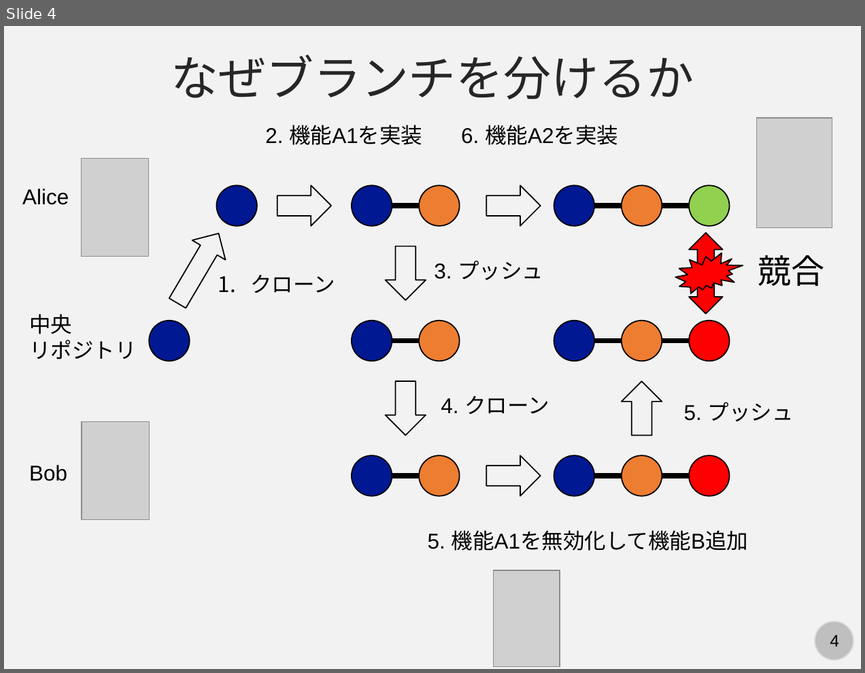
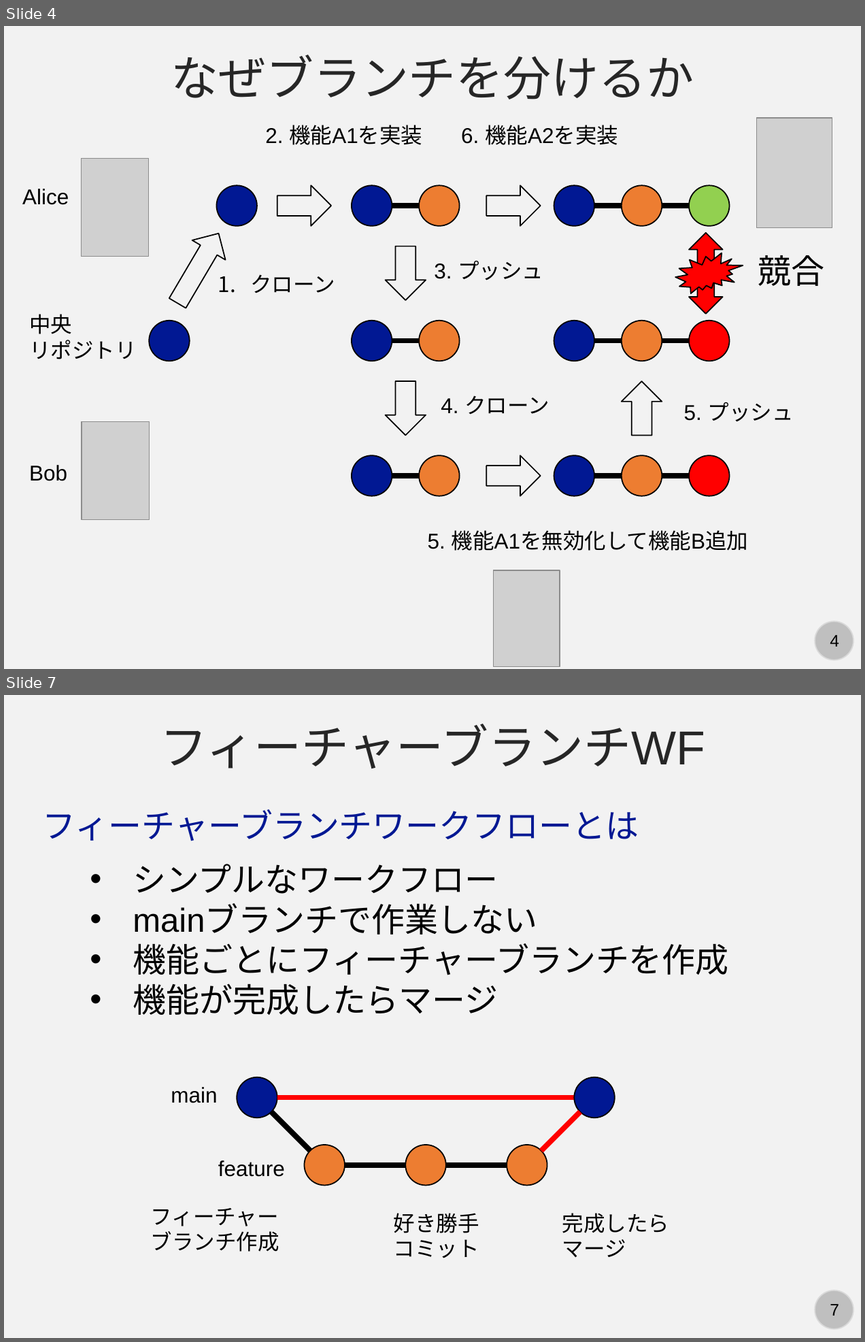
Before and after one commit to kaityo256/github, a slide deck: branch/fig/slide.pptx. Shown one above the other, each under a label of ours: slide 4 before the commit, slides 4 and 7 after it; the slides between them are not shown. The pictures are 865x673 and 865x1342 pixels, drawn with LibreOffice and Linux fonts; fonts in the diff are those of the drawing; grey boxes stand for pictures. Boxes give left, top, right and bottom in pixels: in the first picture for what was removed or moved away, otherwise in the second. Text is boxed around its words. In the diff, an @@ line names an element or a change of style, - is before the commit and + after.

```diff
--- a/branch/fig/slide.pptx
+++ b/branch/fig/slide.pptx
@@ slide 7 added at [4,695,861,1338], background #F2F2F2; not listed: 2 template elements that a slide beside it also shows @@
@@ text added at [160,724,705,768], 40 pt, text #262626 @@
+フィーチャーブランチWF
@@ text added at [43,809,638,841], 28 pt, text #011893 @@
+フィーチャーブランチワークフローとは
@@ text added at [133,864,728,1015], 28 pt, text #000000 @@
+• シンプルなワークフロー
+• mainブランチで作業しない
+• 機能ごとにフィーチャーブランチを作成
+• 機能が完成したらマージ
@@ ellipse added at [237,1077,277,1117], fill #011893, outline #000000 1 pt @@
@@ ellipse added at [574,1077,614,1117], fill #011893, outline #000000 1 pt @@
@@ text added at [171,1087,217,1103], 18 pt, text #000000 @@
+main
@@ line added from (574, 1097) to (277, 1097), #FF0000 4.5 pt @@
@@ line added from (271, 1111) to (310, 1151), #000000 4.5 pt @@
@@ line added from (580, 1111) to (541, 1151), #FF0000 4.5 pt @@
@@ text added at [218,1160,285,1176], 18 pt, text #000000 @@
+feature
@@ ellipse added at [304,1145,344,1185], fill #ED7D31, outline #000000 1 pt @@
@@ ellipse added at [406,1145,446,1185], fill #ED7D31, outline #000000 1 pt @@
@@ ellipse added at [507,1145,547,1185], fill #ED7D31, outline #000000 1 pt @@
@@ line added from (406, 1164) to (345, 1164), #000000 4.5 pt @@
@@ line added from (507, 1164) to (446, 1164), #000000 4.5 pt @@
@@ text added at [151,1208,279,1251], 18 pt, text #000000 @@
+フィーチャー
+ブランチ作成
@@ text added at [394,1212,479,1258], 18 pt, text #000000 @@
+好き勝手
+コミット
@@ text added at [562,1212,670,1257], 18 pt, text #000000 @@
+完成したら
+マージ
```
Also in this commit, not shown: 2 slides changed, 13 other slides added, 1 other file.
